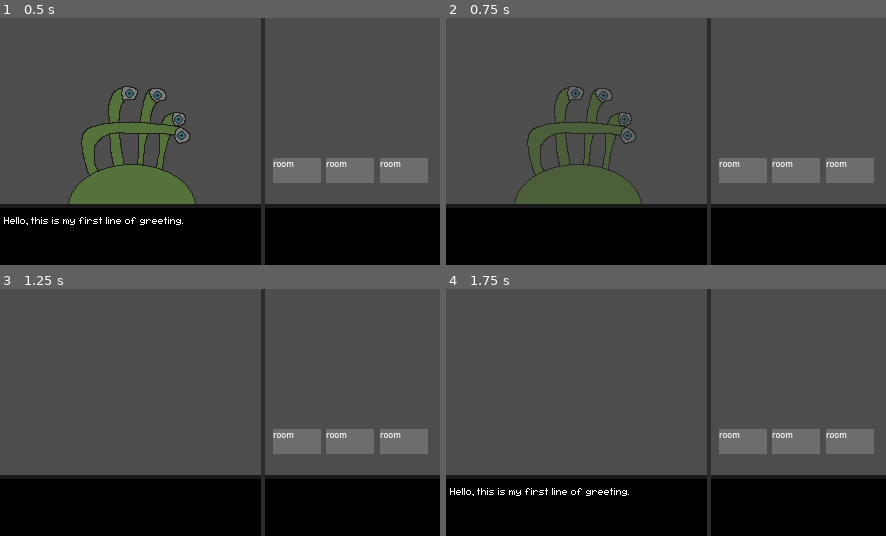
Above: before the commit, frames 1-4 (two rows, left to right).
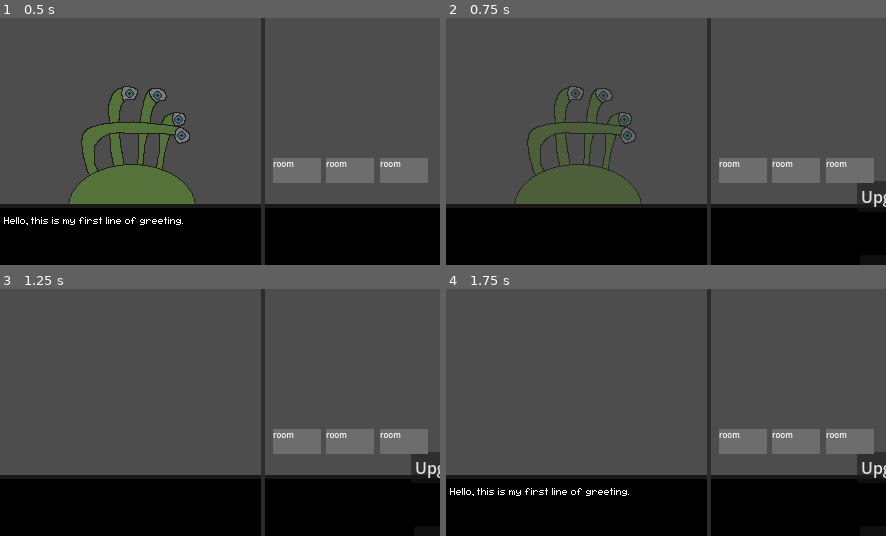
Above: after the commit, the same moments.

Repository: fawfle/brackeys-2026.1
Game: Godot game, scene res://scenes/game_scene.tscn
The game is run twice, just before and just after one commit, with the same random seed, the same clock (stepped at 60 frames per second) and the same inputs.
Inputs (mouse positions are in pixels of both pictures, inside the frame that each line leads up to):
- Up to frame 1 (0.5 s): no input
- Up to frame 2 (0.75 s): click "room" at 0.5 s
- Up to frame 3 (1.25 s): no input
- Up to frame 4 (1.75 s): click (578, 506) at 1.25 s

Frame 1 is identical in both runs. In frame 2, 0.6% of the frame differs, in the area x 93-100%, y 65-77%; in frame 3, 0.6%; in frame 4, 0.6%.

Commit message:
added upgrade system

Diff:
--- a/scenes/hotel/room.tscn
+++ b/scenes/hotel/room.tscn
@@ -1,6 +1,7 @@
 [gd_scene format=3 uid="uid://4gii0y616804"]
 
 [ext_resource type="Script" uid="uid://bfjv0sjmcksyh" path="res://scripts/room.gd" id="1_4oh1f"]
+[ext_resource type="PackedScene" uid="uid://djeljjv5j0mnr" path="res://scenes/ui/upgrade_scene.tscn" id="2_3qhai"]
 
 [node name="Room" type="Control" unique_id=963365455]
 layout_mode = 3
@@ -34,4 +35,8 @@
 theme_override_font_sizes/font_size = 8
 text = "room"
 
+[node name="Upgrade_Scene" parent="." unique_id=1419164681 instance=ExtResource("2_3qhai")]
+visible = false
+layout_mode = 0
+
 [connection signal="button_down" from="TextureButton" to="." method="_on_texture_button_button_down"]
--- /dev/null
+++ b/scenes/ui/upgrade_scene.tscn
@@ -0,0 +1,45 @@
+[gd_scene format=3 uid="uid://djeljjv5j0mnr"]
+
+[ext_resource type="Script" uid="uid://2d8o4mt0uif7" path="res://scripts/room_upgrades.gd" id="1_rbmv3"]
+
+[node name="Upgrade_Scene" type="Control" unique_id=1419164681]
+layout_mode = 3
+anchors_preset = 0
+script = ExtResource("1_rbmv3")
+
+[node name="Button" type="Button" parent="." unique_id=2113229232]
+layout_mode = 0
+offset_left = 138.0
+offset_top = 23.0
+offset_right = 296.0
+offset_bottom = 54.0
+text = "Upgrade Sanitation"
+
+[node name="Button2" type="Button" parent="." unique_id=1093844819]
+layout_mode = 0
+offset_left = 141.0
+offset_top = 97.0
+offset_right = 299.0
+offset_bottom = 128.0
+text = "Upgrade Quality"
+
+[node name="Button3" type="Button" parent="." unique_id=287273351]
+layout_mode = 0
+offset_left = 142.0
+offset_top = 161.0
+offset_right = 300.0
+offset_bottom = 192.0
+text = "Upgrade Room Size"
+
+[node name="Button4" type="Button" parent="." unique_id=507251254]
+layout_mode = 0
+offset_left = 415.0
+offset_top = 1.0
+offset_right = 433.0
+offset_bottom = 32.0
+text = "X"
+
+[connection signal="pressed" from="Button" to="." method="_on_button_pressed"]
+[connection signal="pressed" from="Button2" to="." method="_on_button_2_pressed"]
+[connection signal="pressed" from="Button3" to="." method="_on_button_3_pressed"]
+[connection signal="pressed" from="Button4" to="." method="_on_button_4_pressed"]
--- a/scripts/room.gd
+++ b/scripts/room.gd
@@ -23,6 +23,7 @@
 
 func _on_texture_button_button_down() -> void:
 	Globals.select_room.emit(self)
+	$Upgrade_Scene.visible = true
 
 func get_happiness_rating() -> float:
 	var rating: float = guest.initial_rating
--- /dev/null
+++ b/scripts/room_upgrades.gd
@@ -0,0 +1,53 @@
+extends Node
+
+@onready var room = get_parent()
+
+# Depending on the button pressed, it calls one of these functions.
+func upgrade_sanitation():
+	print(room.sanitation)
+	if room.sanitation == Room.Sanitation.CLEAN:
+		print("Cannot Upgrade Further")
+		print(room.sanitation)
+		return
+	else:
+		room.sanitation -= 1
+		print("Upgrade Successful")
+		print(room.sanitation)
+
+func upgrade_quality():
+	print(room.quality)
+	if room.quality == Room.Quality.CLASSY:
+		print("Cannot Upgrade Further")
+		print(room.quality)
+		return
+	else:
+		room.quality -= 1
+		print("Upgrade Successful")
+		print(room.quality)
+
+func upgrade_roomSize():
+	print(room.room_size)
+	if room.room_size == Room.RoomSize.LARGE:
+		print("Cannot Upgrade Further")
+		print(room.room_size)
+		return
+	else:
+		room.room_size -= 1
+		print("Upgrade Successful")
+		print(room.room_size)
+
+# when the button is pressed, it calls one of the functions above
+func _on_button_pressed() -> void:
+	upgrade_sanitation()
+
+
+func _on_button_2_pressed() -> void:
+	upgrade_quality()
+
+
+func _on_button_3_pressed() -> void:
+	upgrade_roomSize()
+
+
+func _on_button_4_pressed() -> void:
+	$".".visible = false
Not shown, added: scripts/room_upgrades.gd.uid
